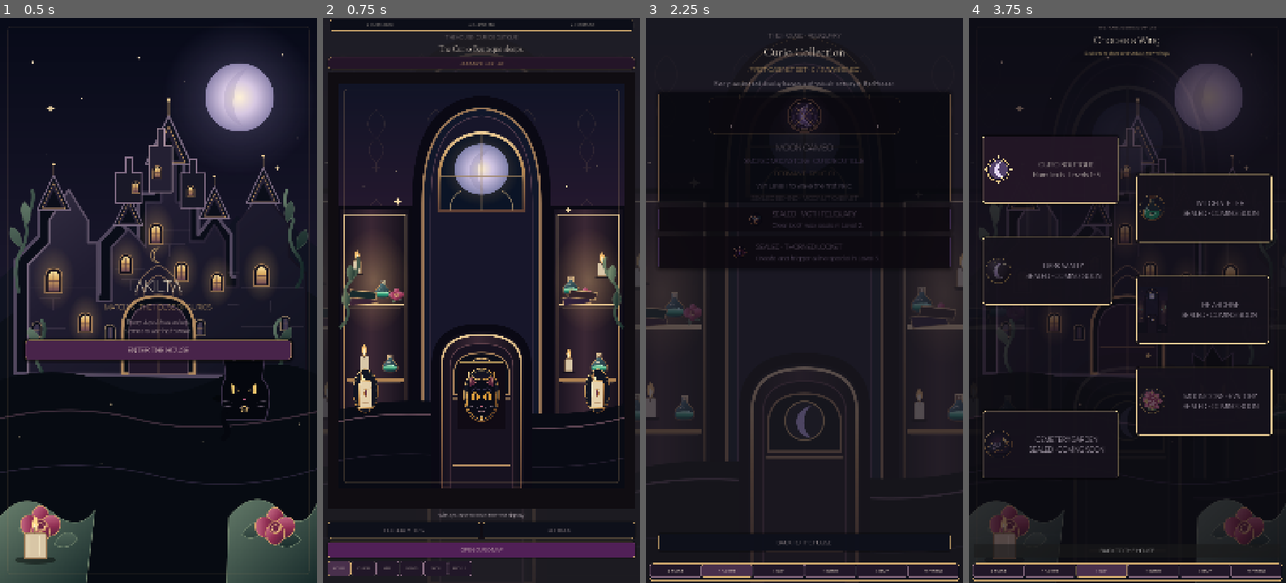
Above: before the commit, frames 1-4 (left to right).
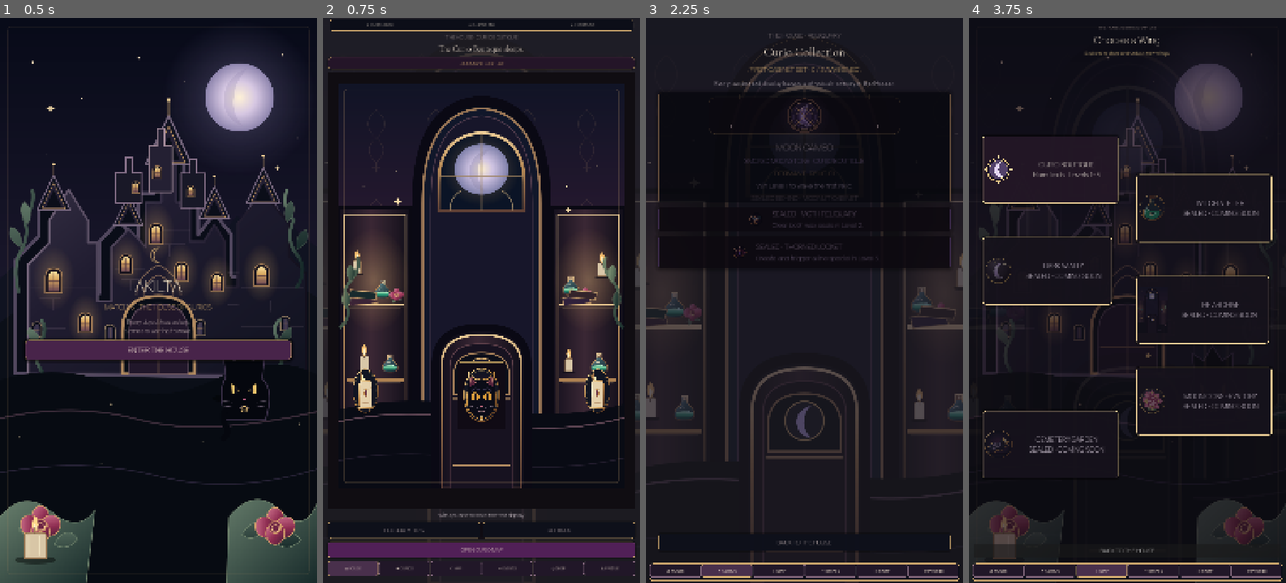
Above: after the commit, the same moments.

Repository: Jay-prodesign/akilta-match3
Game: Godot game, scene res://src/app/app_bootstrap.tscn
Two runs of this game, one before a commit and one after it. Both use one fixed random seed, a clock stepped at 60 frames per second and the inputs below.
Inputs:
- Up to frame 1 (0.5 s): no input
- Up to frame 2 (0.75 s): click "ENTER THE HOUSE" at 0.5 s
- Up to frame 3 (2.25 s): click "HOUSE" (after the commit: "⌂ HOUSE") at 1.25 s; click "CURIOS" (after the commit: "✦ CURIOS") at 2 s
- Up to frame 4 (3.75 s): click "⌂ HOUSE" at 2.75 s; click "MAP" (after the commit: "☾ MAP") at 3.5 s

Frame 1 is identical in both runs. In frame 2, 0.4% of the frame differs, in the area x 3-99%, y 96-99%; in frame 3, less than 0.1%; in frame 4, less than 0.1%.

Commit message:
polish: fill mobile nav and clean prestart hierarchy

Diff:
--- a/src/ui/gameplay/gameplay_screen.gd
+++ b/src/ui/gameplay/gameplay_screen.gd
@@ -419,18 +419,19 @@
 	add_child(panel)
 	var nav_scroll := ScrollContainer.new()
 	nav_scroll.name = "NavigationScroll"
-	nav_scroll.horizontal_scroll_mode = ScrollContainer.SCROLL_MODE_AUTO
+	nav_scroll.horizontal_scroll_mode = ScrollContainer.SCROLL_MODE_DISABLED
 	nav_scroll.vertical_scroll_mode = ScrollContainer.SCROLL_MODE_DISABLED
 	panel.add_child(nav_scroll)
 	var row := HBoxContainer.new()
 	row.add_theme_constant_override("separation", 2)
+	row.size_flags_horizontal = Control.SIZE_EXPAND_FILL
 	nav_scroll.add_child(row)
 	for item in [{"label":"⌂ HOUSE","id":"house"},{"label":"✦ CURIOS","id":"curios"},{"label":"☾ MAP","id":"map"},{"label":"✧ EVENTS","id":"events"},{"label":"◇ SHOP","id":"shop"},{"label":"⚙ PROFILE","id":"profile"}]:
 		var button := Button.new()
 		button.text = String(item["label"])
-		button.custom_minimum_size = Vector2(80, 46)
+		button.custom_minimum_size = Vector2(0, 46)
 		button.size_flags_horizontal = Control.SIZE_EXPAND_FILL
-		button.add_theme_font_size_override("font_size", 12)
+		button.add_theme_font_size_override("font_size", 13)
 		button.add_theme_color_override("font_color", Color("#F4E5D3"))
 		var button_style := StyleBoxFlat.new()
 		button_style.bg_color = Color("#251529")
--- a/src/ui/home/house_home.gd
+++ b/src/ui/home/house_home.gd
@@ -92,27 +92,28 @@
 	dock_scroll.name = "BottomNavigationScroll"
 	dock_scroll.size_flags_horizontal = Control.SIZE_EXPAND_FILL
 	dock_scroll.custom_minimum_size = Vector2(0, 64)
-	dock_scroll.horizontal_scroll_mode = ScrollContainer.SCROLL_MODE_AUTO
+	dock_scroll.horizontal_scroll_mode = ScrollContainer.SCROLL_MODE_DISABLED
 	dock_scroll.vertical_scroll_mode = ScrollContainer.SCROLL_MODE_DISABLED
 	$Layout.add_child(dock_scroll)
 	var dock := HBoxContainer.new()
 	dock.name = "BottomNavigation"
 	dock.add_theme_constant_override("separation", 2)
+	dock.size_flags_horizontal = Control.SIZE_EXPAND_FILL
 	dock_scroll.add_child(dock)
 	for entry in [
-		{"title": "HOUSE", "action": "house"},
-		{"title": "CURIOS", "action": "curios"},
-		{"title": "MAP", "action": "map"},
-		{"title": "EVENTS", "action": "events"},
-		{"title": "SHOP", "action": "shop"},
-		{"title": "PROFILE", "action": "profile"}
+		{"title": "⌂ HOUSE", "action": "house"},
+		{"title": "✦ CURIOS", "action": "curios"},
+		{"title": "☾ MAP", "action": "map"},
+		{"title": "✧ EVENTS", "action": "events"},
+		{"title": "◇ SHOP", "action": "shop"},
+		{"title": "♙ PROFILE", "action": "profile"}
 	]:
 		var button := Button.new()
 		button.text = String(entry["title"])
 		button.name = "Dock" + String(entry["action"]).capitalize()
-		button.custom_minimum_size = Vector2(80, 54)
+		button.custom_minimum_size = Vector2(0, 54)
 		button.size_flags_horizontal = Control.SIZE_EXPAND_FILL
-		button.add_theme_font_size_override("font_size", 12)
+		button.add_theme_font_size_override("font_size", 13)
 		button.tooltip_text = String(entry["title"])
 		var action := String(entry["action"])
 		button.pressed.connect(func(): _navigate_dock(action))
--- a/src/ui/prestart/level_prestart.tscn
+++ b/src/ui/prestart/level_prestart.tscn
@@ -56,28 +56,30 @@
 offset_top = 52.0
 offset_right = -42.0
 offset_bottom = -52.0
-theme_override_constants/separation = 18
+theme_override_constants/separation = 26
 alignment = 1
 
 [node name="Eyebrow" type="Label" parent="Layout"]
 layout_mode = 2
 theme_override_colors/font_color = Color(0.663, 0.6, 0.659, 1)
-theme_override_font_sizes/font_size = 21
-text = "CURIO BOUTIQUE · BEFORE THE DOOR OPENS"
+custom_minimum_size = Vector2(0, 42)
+theme_override_font_sizes/font_size = 18
+text = "CURIO BOUTIQUE · RITUAL PREVIEW"
 horizontal_alignment = 1
+vertical_alignment = 1
 
 [node name="Card" type="PanelContainer" parent="Layout"]
-custom_minimum_size = Vector2(0, 880)
+custom_minimum_size = Vector2(0, 840)
 layout_mode = 2
 theme_override_styles/panel = SubResource("Card")
 
 [node name="Content" type="VBoxContainer" parent="Layout/Card"]
 layout_mode = 2
-theme_override_constants/separation = 22
+theme_override_constants/separation = 18
 alignment = 1
 
 [node name="RitualArt" type="Control" parent="Layout/Card/Content"]
-custom_minimum_size = Vector2(0, 300)
+custom_minimum_size = Vector2(0, 260)
 layout_mode = 2
 mouse_filter = 2
 script = ExtResource("2_cameo")
@@ -94,14 +96,14 @@
 [node name="Title" type="Label" parent="Layout/Card/Content"]
 layout_mode = 2
 theme_override_colors/font_color = Color(0.945, 0.91, 0.866, 1)
-theme_override_font_sizes/font_size = 46
+theme_override_font_sizes/font_size = 42
 text = "Moonlit Cabinet"
 horizontal_alignment = 1
 
 [node name="Objective" type="Label" parent="Layout/Card/Content"]
 layout_mode = 2
 theme_override_colors/font_color = Color(0.851, 0.804, 0.835, 1)
-theme_override_font_sizes/font_size = 24
+theme_override_font_sizes/font_size = 22
 text = "GOAL · GATHER 6 MOON SIGILS"
 horizontal_alignment = 1
 
@@ -122,7 +124,7 @@
 [node name="Note" type="Label" parent="Layout/Card/Content"]
 layout_mode = 2
 theme_override_colors/font_color = Color(0.663, 0.6, 0.659, 1)
-theme_override_font_sizes/font_size = 20
+theme_override_font_sizes/font_size = 18
 text = "Wake the Moon Cameo. The first cabinet will remember this victory every time you return to the House."
 horizontal_alignment = 1
 autowrap_mode = 2
--- a/src/ui/shared/product_navigation.gd
+++ b/src/ui/shared/product_navigation.gd
@@ -62,7 +62,7 @@
 		button.tooltip_text = action.capitalize()
 		button.custom_minimum_size = Vector2(80, 46)
 		button.size_flags_horizontal = Control.SIZE_EXPAND_FILL
-		button.add_theme_font_size_override("font_size", 12)
+		button.add_theme_font_size_override("font_size", 13)
 		button.add_theme_color_override("font_color", Color("#F4E5D3"))
 		button.add_theme_color_override("font_hover_color", Color("#FFF1D9"))
 		var normal := StyleBoxFlat.new()
--- a/tests/visual/capture_house_stage3.gd
+++ b/tests/visual/capture_house_stage3.gd
@@ -18,6 +18,9 @@
 	progress.curios.append("moon_cameo")
 	progress.curios.append("moth_reliquary")
 	progress.curios.append("thorned_locket")
+	progress.completed_levels.append("ch01_level_001")
+	progress.completed_levels.append("ch01_level_002")
+	progress.completed_levels.append("ch01_level_003")
 
 	var screen = packed.instantiate()
 	root.add_child(screen)
@@ -46,6 +49,11 @@
 		printerr("CAPTURE_FAIL: stage 3 House copy does not reflect full opening restoration")
 		quit(1)
 		return
+	var play_button: Button = screen.get_node("Layout/PlayButton")
+	if play_button.text != "REVISIT CURIO MAP":
+		printerr("CAPTURE_FAIL: completed opening chapter must return to the Curio map")
+		quit(1)
+		return
 
 	var viewport: Viewport = screen.get_viewport()
 	var image: Image = viewport.get_texture().get_image()
Not shown, changed: .github/workflows/level1-web.yml
Not shown, changed: .github/workflows/p0-headless.yml
Not shown, changed: .github/workflows/p0-visual.yml
